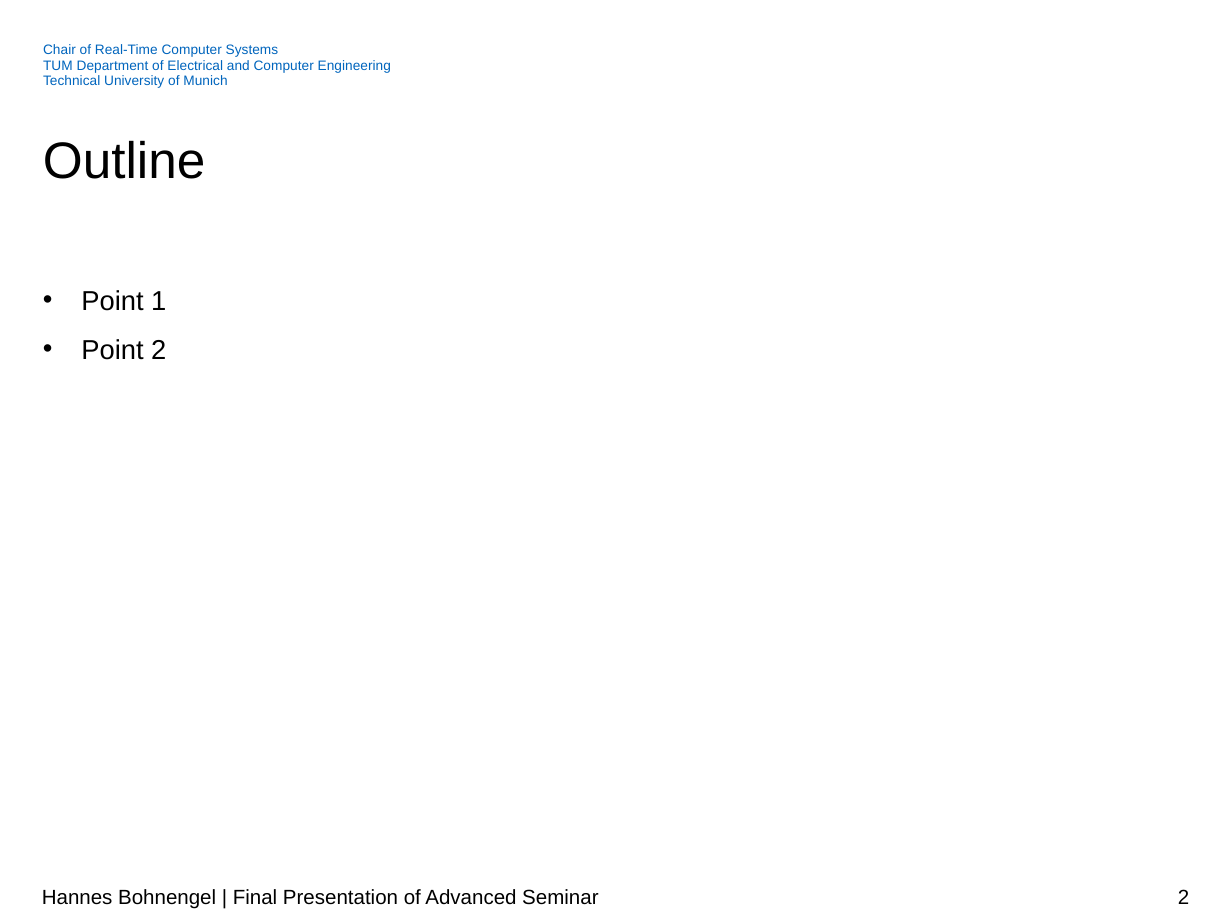
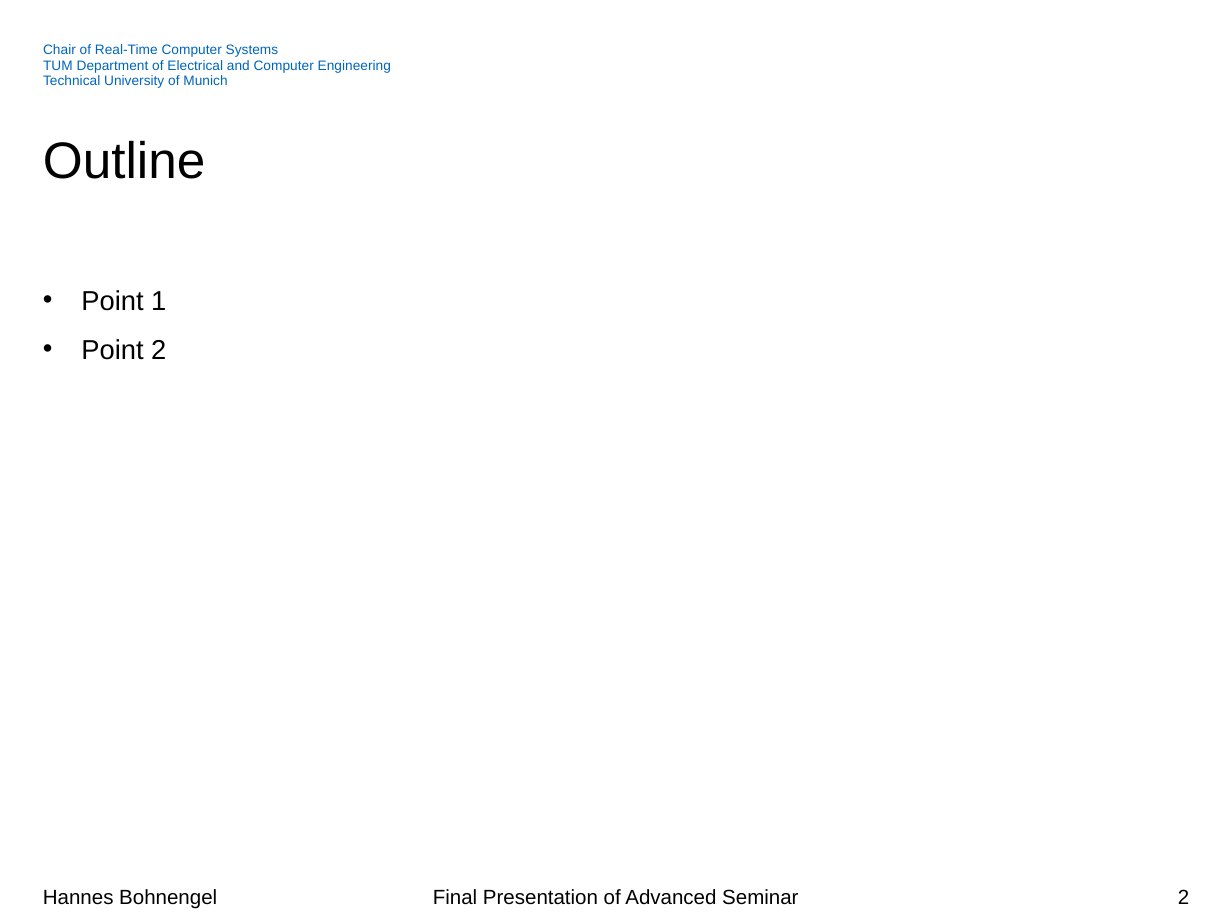
Before and after one commit to hannesb0/deeplearning, a slide deck: slide 2 of doc/Final_Presentation_V01.pptx. Drawn at 1232x924 pixels with LibreOffice and Linux fonts; fonts in the diff are those of the drawing; background and template pictures are left out. Boxes give left, top, right and bottom in pixels: in the first picture for what was removed or moved away, otherwise in the second. Text is boxed around its words. In the diff, an @@ line names an element or a change of style, - is before the commit and + after.

```diff
--- a/doc/Final_Presentation_V01.pptx
+++ b/doc/Final_Presentation_V01.pptx
@@ text removed at (42, 889, 598, 909) @@
-Hannes Bohnengel | Final Presentation of Advanced Seminar
@@ text added at (43, 889, 217, 909), 12 pt, text #000000 @@
+Hannes Bohnengel
@@ text added at (433, 889, 798, 905), 12 pt, text #000000 @@
+Final Presentation of Advanced Seminar
```
Also in this commit, not shown: 8 other slides changed.
